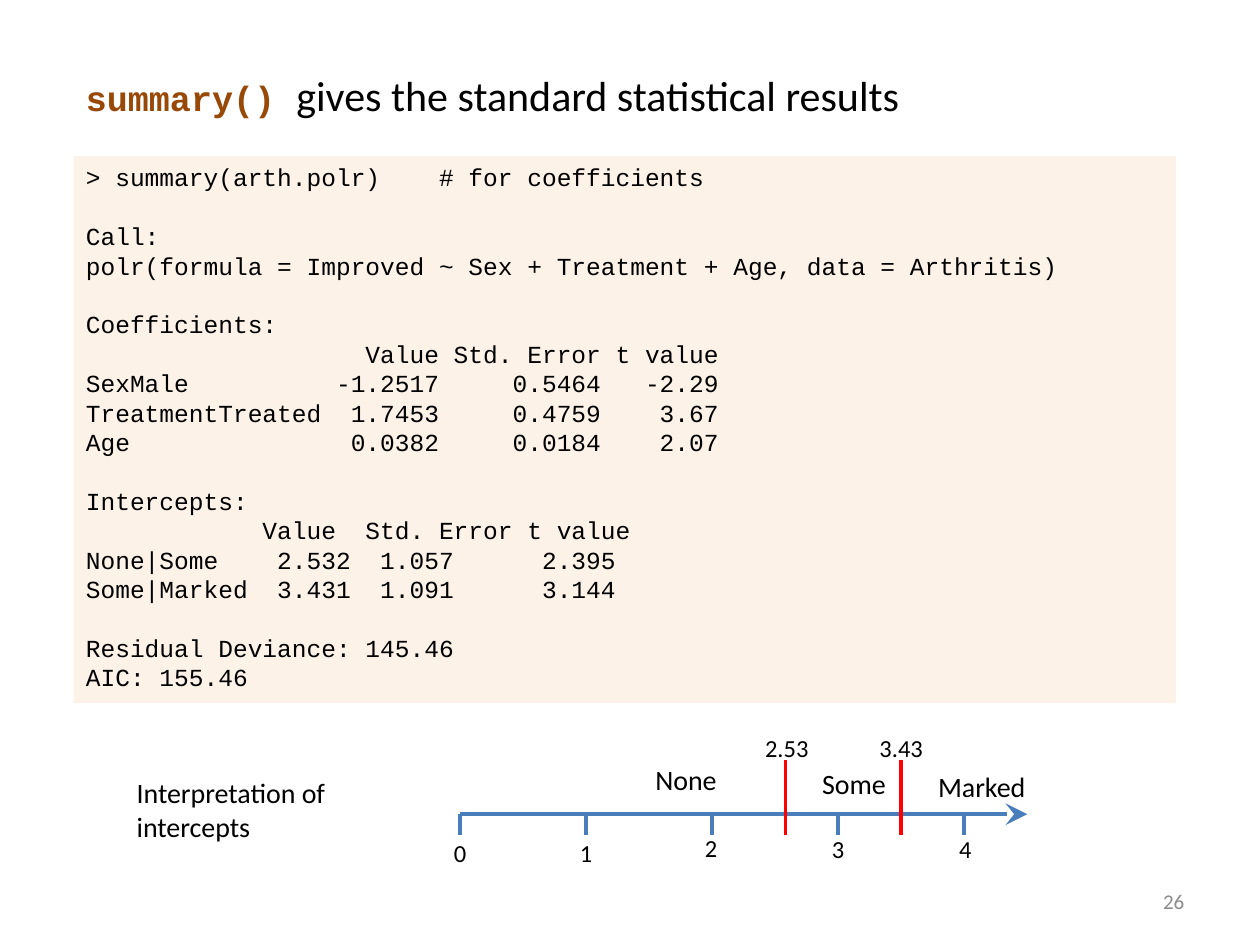
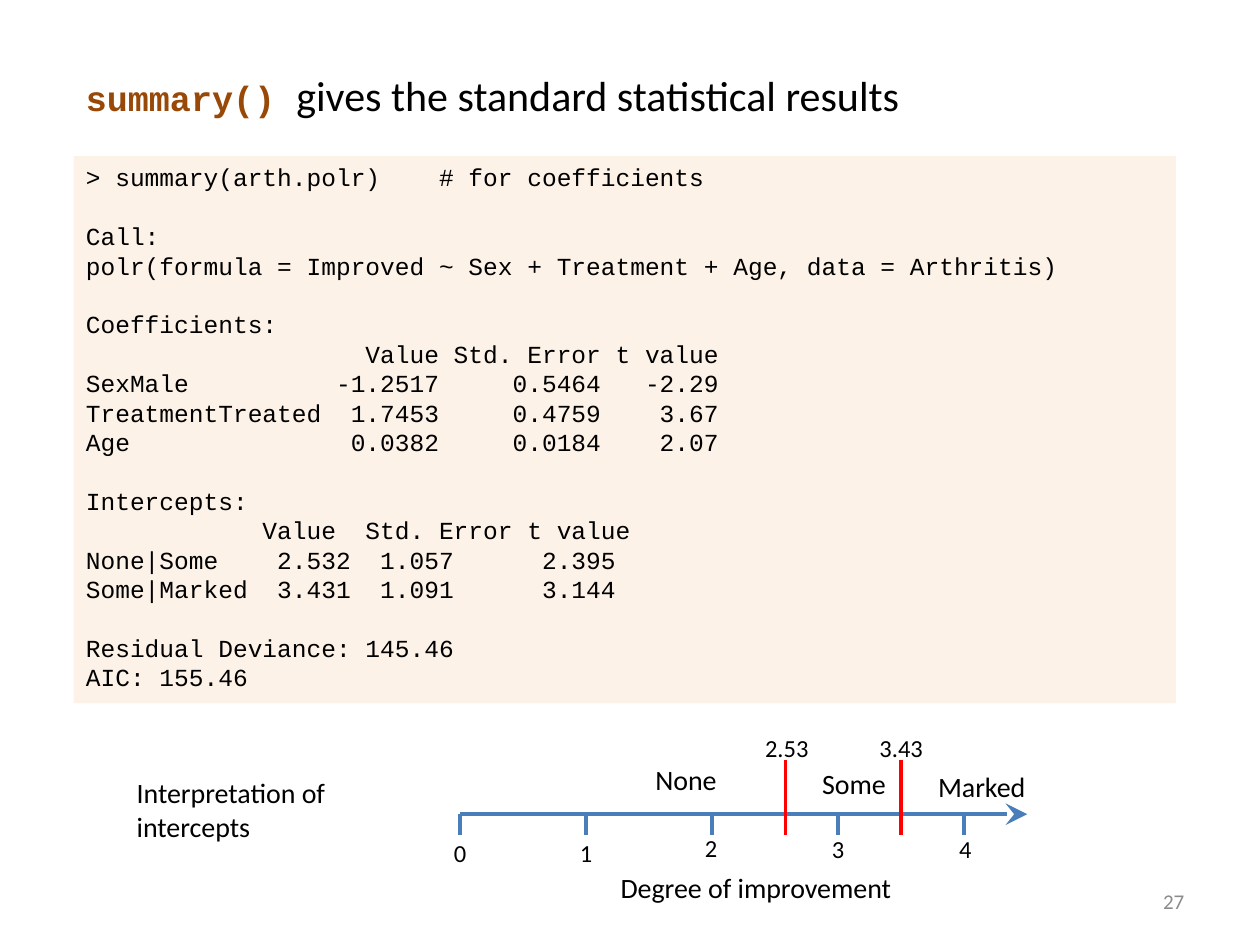
Before and after one commit to friendly/psy6136, a slide deck: slide 27 of docs/lectures/07-Logistic2.pptx (slide 26 before the commit). Drawn at 1260x945 pixels with LibreOffice and Linux fonts; fonts in the diff are those of the drawing. Boxes give left, top, right and bottom in pixels: in the first picture for what was removed or moved away, otherwise in the second. Text is boxed around its words. In the diff, an @@ line names an element or a change of style, - is before the commit and + after.

```diff
--- a/docs/lectures/07-Logistic2.pptx
+++ b/docs/lectures/07-Logistic2.pptx
@@ text added at [621, 878, 891, 903], 16 pt, text #000000 @@
+Degree of improvement
@@ page number at [1163, 895, 1184, 909]: text changed @@
-26
+27
```
Also in this commit, not shown: 4 other slides changed, 1 slide added, 18 other files.
